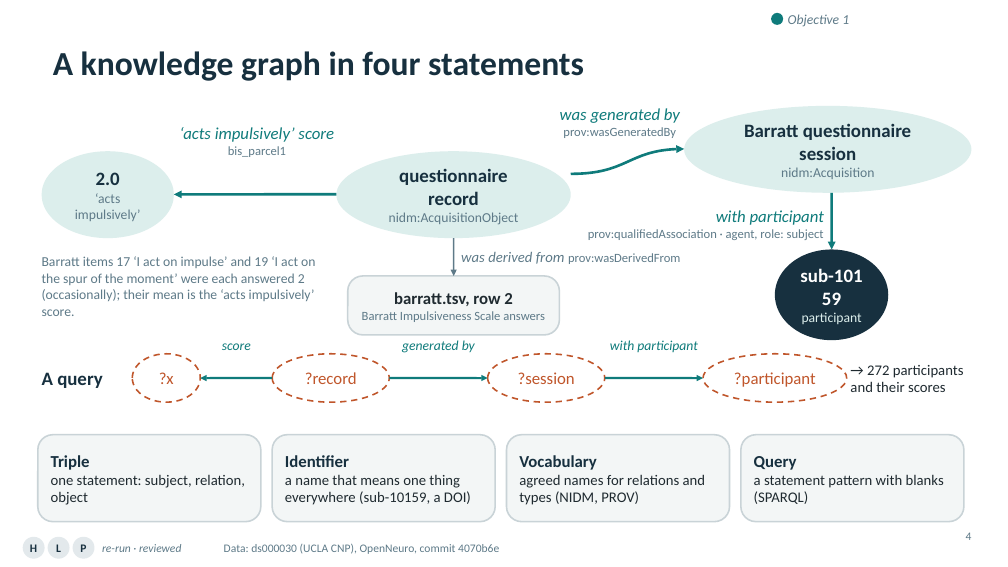
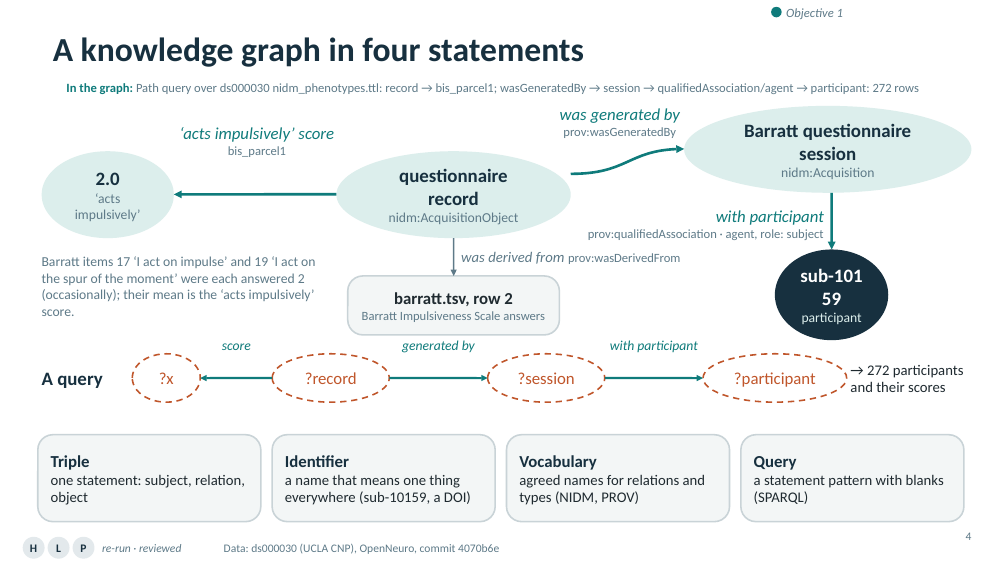
Before and after one commit to ReproNim/llm-workshop-kg, a slide deck: slide 4 of slides/Knowledge_Graphs_Skills_Neuroimaging_v4.pptx. Drawn at 1008x567 pixels with LibreOffice and Linux fonts; fonts in the diff are those of the drawing; background and template pictures are left out. Boxes give left, top, right and bottom in pixels: in the first picture for what was removed or moved away, otherwise in the second. Text is boxed around its words. In the diff, an @@ line names an element or a change of style, - is before the commit and + after.

```diff
--- a/slides/Knowledge_Graphs_Skills_Neuroimaging_v4.pptx
+++ b/slides/Knowledge_Graphs_Skills_Neuroimaging_v4.pptx
@@ title "A knowledge graph in four ...": place and size @@
-title "A knowledge graph in four ..." at bbox=[53, 51, 584, 81]
+title "A knowledge graph in four ..." at bbox=[53, 37, 584, 67]
@@ ellipse: place and size @@
-ellipse at bbox=[771, 13, 783, 25]
+ellipse at bbox=[771, 7, 782, 17]
@@ text "Objective 1" at bbox=[786, 8, 843, 19]: size 13 to 12 pt @@
@@ text added at bbox=[66, 83, 919, 94], 12 pt, text #5E7A88 @@
+In the graph: Path query over ds000030 nidm_phenotypes.ttl: record → bis_parcel1; wasGeneratedBy → session → qualifiedAssociation/agent → participant: 272 rows
```
Also in this commit, not shown: 20 other slides changed, 3 slides added, 2 slides removed, 2 other files.
